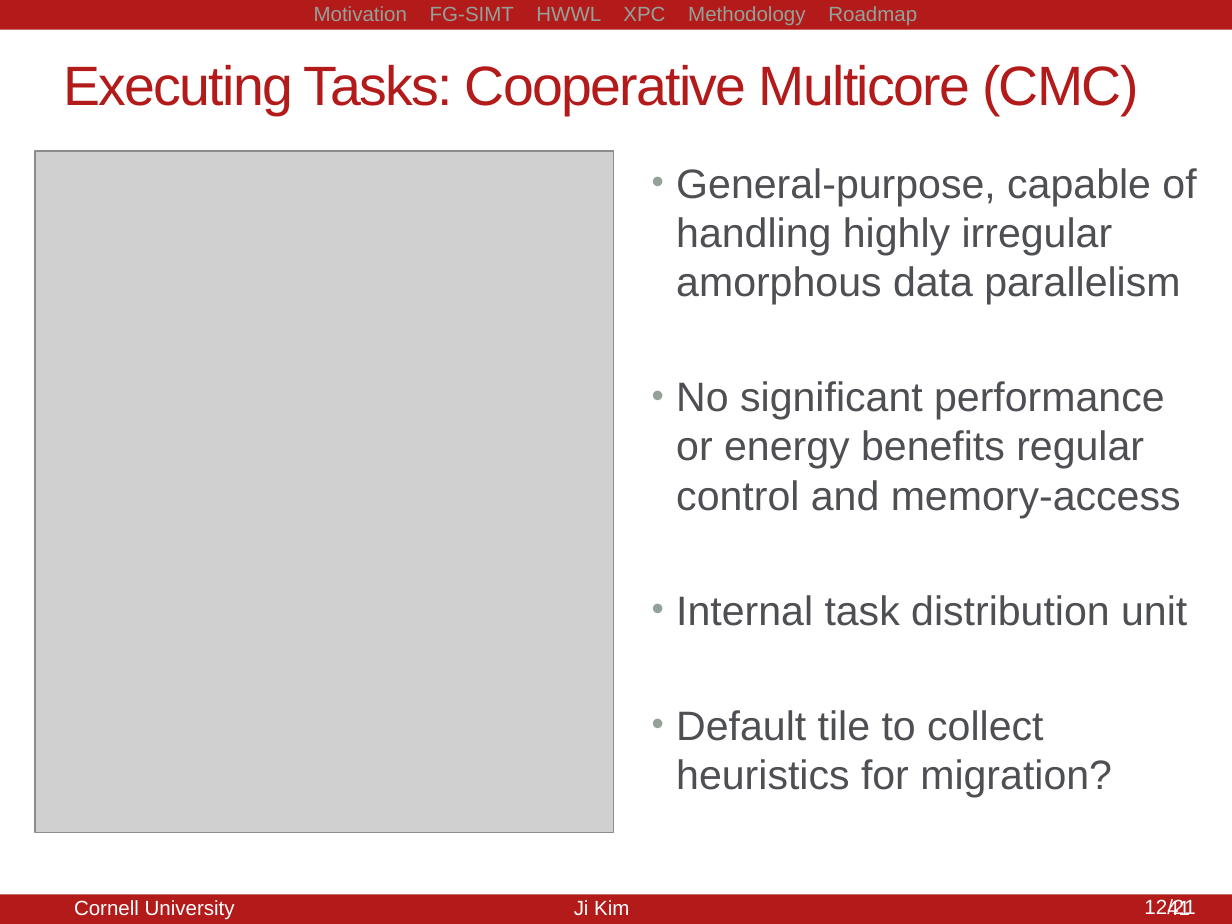
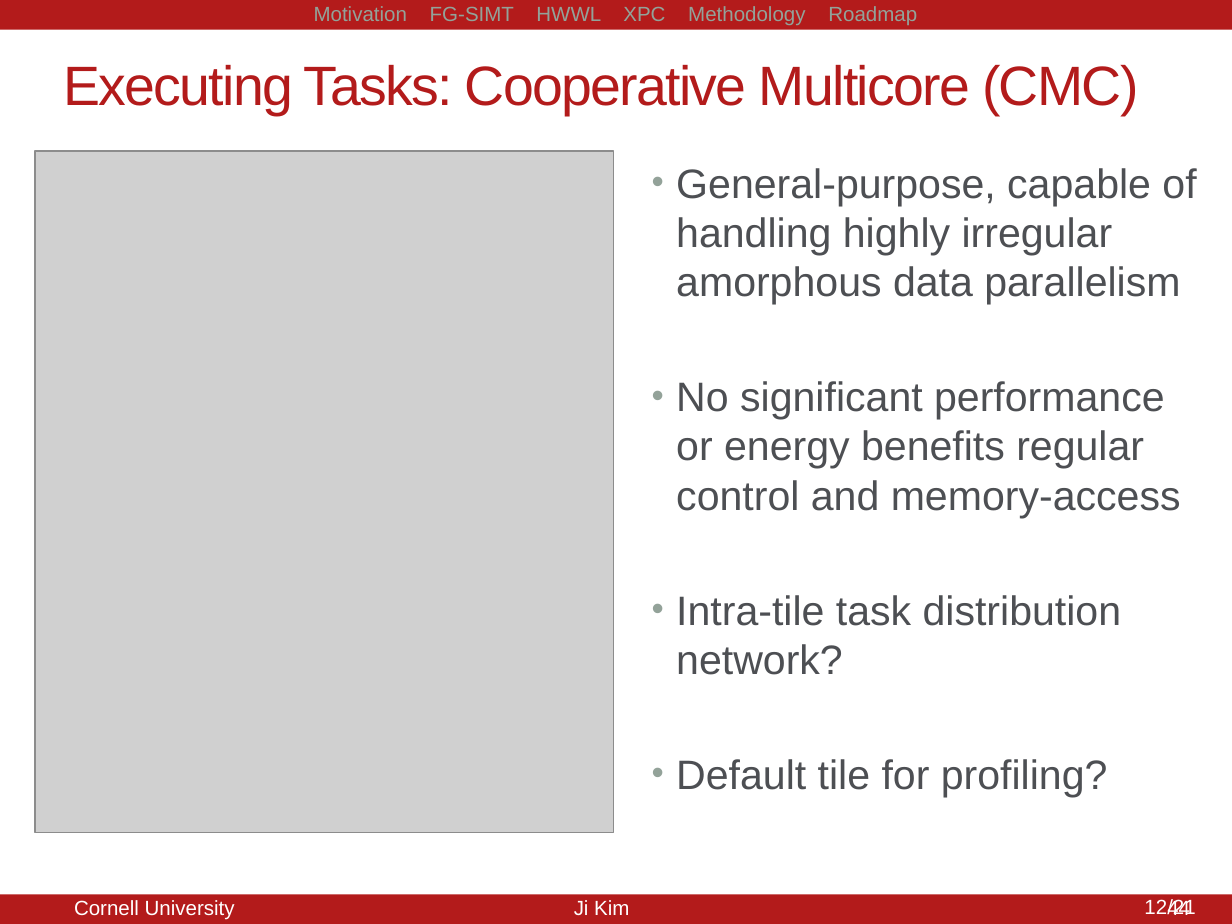
Before and after one commit to jyk46/presentation-csl-aexam, a slide deck: slide 44 of a-exam-10082014.pptx (slide 41 before the commit). Drawn at 1232x924 pixels with LibreOffice and Linux fonts; fonts in the diff are those of the drawing; grey boxes stand for pictures. Boxes give left, top, right and bottom in pixels: in the first picture for what was removed or moved away, otherwise in the second. Text is boxed around its words. In the diff, an @@ line names an element or a change of style, - is before the commit and + after.

```diff
--- a/a-exam-10082014.pptx
+++ b/a-exam-10082014.pptx
@@ text at (676, 595, 1122, 797): text changed @@
-• Internal task distribution unit
-• Default tile to collect heuristics for migration?
+• Intra-tile task distribution network?
+• Default tile for profiling?
@@ page number at (1167, 899, 1190, 915): text changed @@
-41
+44
@@ page number at (1139, 900, 1190, 915): text changed @@
-41/21
+44/21
```
Also in this commit, not shown: 18 other slides changed, 4 slides added, 2 slides removed, 7 other files.
